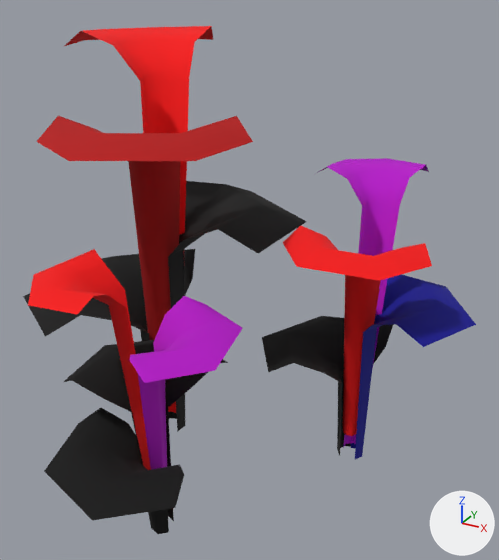
A saved change to the glTF model assets/models/flower_07_tulip.glb.
Both versions are drawn from a 50 mm camera at (1.07, -1.762, 1.633) aimed at (0.093, 0.014, 0.745). The lights are fixed; the arrows at lower right show +X, +Y and +Z. The older version comes first.

Script lines for the objects in view, before the commit:
```python
me_flower_leaves = bpy.data.meshes.new('Flower_Leaves')
me_flower_leaves.from_pydata(...)  # 100 vertices, 120 faces; spans x -0.78..0.75, y -0.72..0.59, z 0.0..0.67
me_flower_leaves.materials.append(mat_mat_flower_stemleaves)
me_flower_petals = bpy.data.meshes.new('Flower_Petals')
me_flower_petals.from_pydata(...)  # 120 vertices, 144 faces; spans x -0.716..0.629, y -0.642..0.62, z 0.023..1.474
me_flower_petals.materials.append(mat_mat_flower_petals)
me_flower_stem = bpy.data.meshes.new('Flower_Stem')
me_flower_stem.from_pydata(...)  # 20 vertices, 24 faces; spans x -0.55..0.133, y -0.047..0.595, z 0.003..0.921
me_flower_stem.materials.append(mat_mat_flower_stemleaves)
ob_flower_leaves = bpy.data.objects.new('Flower_Leaves', me_flower_leaves)
ob_flower_leaves.location = (0.0, 0.0, 0.0)
ob_flower_petals = bpy.data.objects.new('Flower_Petals', me_flower_petals)
ob_flower_petals.location = (0.0, 0.0, 0.0)
ob_flower_stem = bpy.data.objects.new('Flower_Stem', me_flower_stem)
ob_flower_stem.location = (0.0, 0.0, 0.0)
```
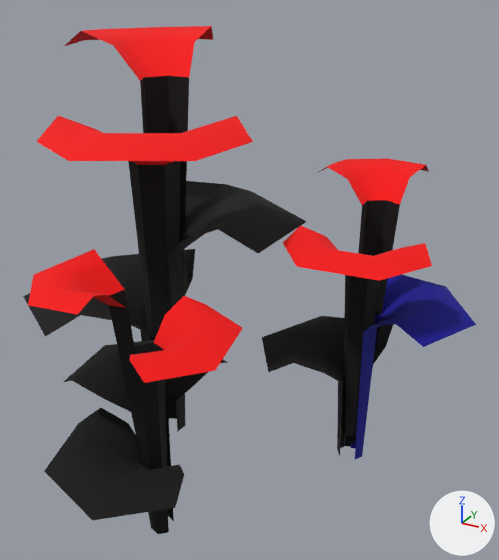
Edits to the bpy script that builds the scene:
```text
Change me_flower_petals:
    used by ob_flower_petals; location = (0.0, 0.0, 0.0)
    remove me_flower_petals.from_pydata(...)  # 120 vertices, 144 faces; spans x -0.716..0.629, y -0.642..0.62, z 0.023..1.474
    add me_flower_petals.from_pydata(...)  # 96 vertices, 108 faces; spans x -0.716..0.629, y -0.642..0.62, z 0.665..1.474
    me_flower_petals part 1
    8 vertices are removed from x 0.347..0.41, y 0.242..0.299, z 0.028..0.098
    12 faces are deleted
    me_flower_petals part 2
    16 vertices are removed from x -0.353..0.01, y -0.407..0.127, z 0.023..0.135
    24 faces are deleted
    me_flower_petals part 3: 108 kept faces spanning x -0.716..0.629, y -0.642..0.62, z 0.665..1.474 get new vertex colours
Change me_flower_stem:
    used by ob_flower_stem; location = (0.0, 0.0, 0.0)
    remove me_flower_stem.from_pydata(...)  # 20 vertices, 24 faces; spans x -0.55..0.133, y -0.047..0.595, z 0.003..0.921
    add me_flower_stem.from_pydata(...)  # 68 vertices, 60 faces; spans x -0.55..0.458, y -0.47..0.595, z 0.003..1.323
    me_flower_stem part 4
    16 vertices are added at x 0.321..0.458, y 0.207..0.391, z 0.028..0.955
    12 new faces join them
    me_flower_stem part 5
    32 vertices are added at x -0.395..0.047, y -0.47..0.244, z 0.023..1.323
    24 new faces join them
```

Boxes [x1, y1, x2, y2] around the edits, measured in the pictures (499 x 560 px):
part 1 of me_flower_petals, deleted
    before: [343, 200, 400, 448]
part 2 of me_flower_petals, deleted (red)
    before: [109, 76, 189, 470]
part 3 of me_flower_petals, recoloured
    both: [36, 57, 429, 383]
part 4 of me_flower_stem, added
    after: [343, 200, 400, 448]
part 5 of me_flower_stem, added
    after: [109, 76, 189, 470]
